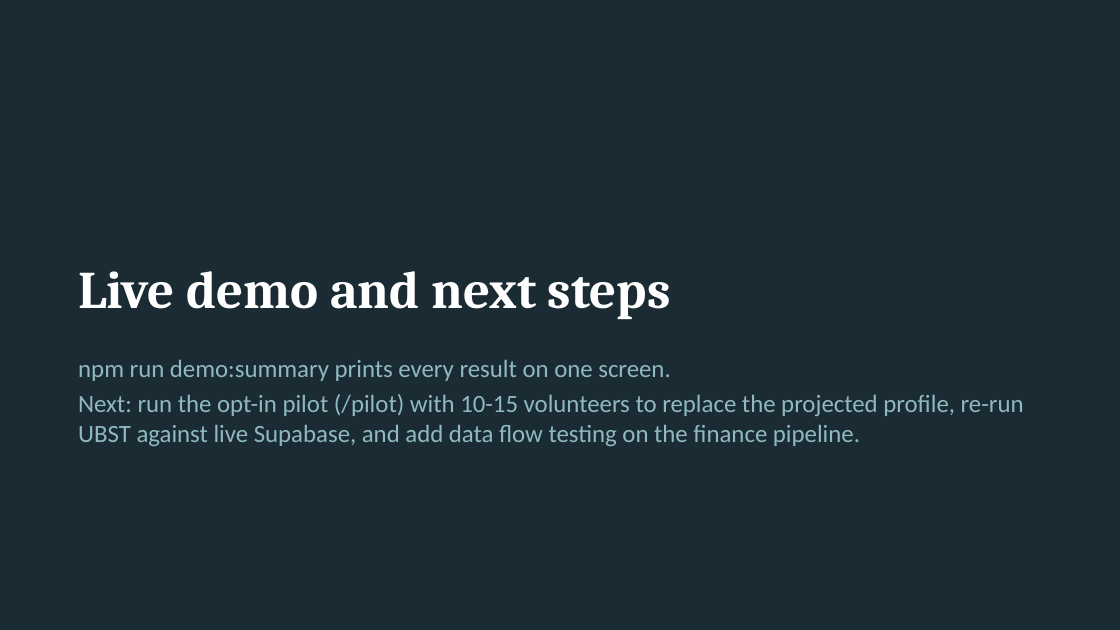
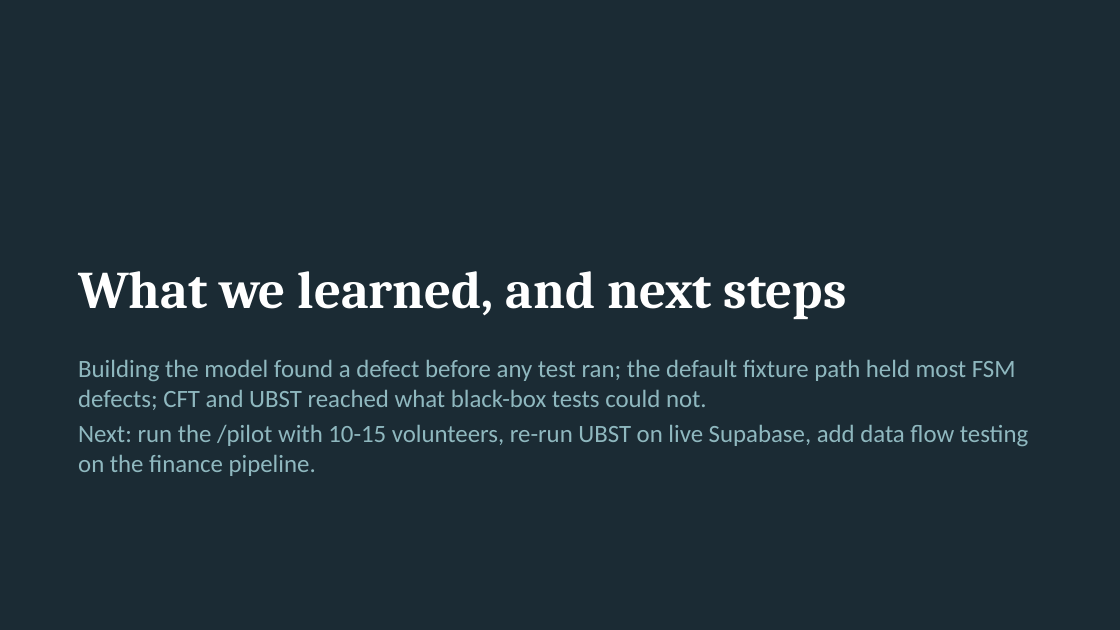
Before and after one commit to JaydenManyrath/Perch, a slide deck: slide 15 of docs/testing/demo/Perch_Testing_Demo.pptx (slide 10 before the commit). Drawn at 1120x630 pixels with LibreOffice and Linux fonts; fonts in the diff are those of the drawing. Boxes give left, top, right and bottom in pixels: in the first picture for what was removed or moved away, otherwise in the second. Text is boxed around its words. In the diff, an @@ line names an element or a change of style, - is before the commit and + after.

```diff
--- a/docs/testing/demo/Perch_Testing_Demo.pptx
+++ b/docs/testing/demo/Perch_Testing_Demo.pptx
@@ title at [78,271,847,319]: text changed @@
-Live demo and next steps
+What we learned, and next steps
@@ text at [78,360,1028,476]: text changed @@
-npm run demo:summary prints every result on one screen.
-Next: run the opt-in pilot (/pilot) with 10-15 volunteers to replace the projected profile, re-run UBST against live Supabase, and add data flow testing on the finance pipeline.
+Building the model found a defect before any test ran; the default fixture path held most FSM defects; CFT and UBST reached what black-box tests could not.
+Next: run the /pilot with 10-15 volunteers, re-run UBST on live Supabase, add data flow testing on the finance pipeline.
```
Also in this commit, not shown: 5 other slides changed, 8 slides added, 3 slides removed, 13 other files.
